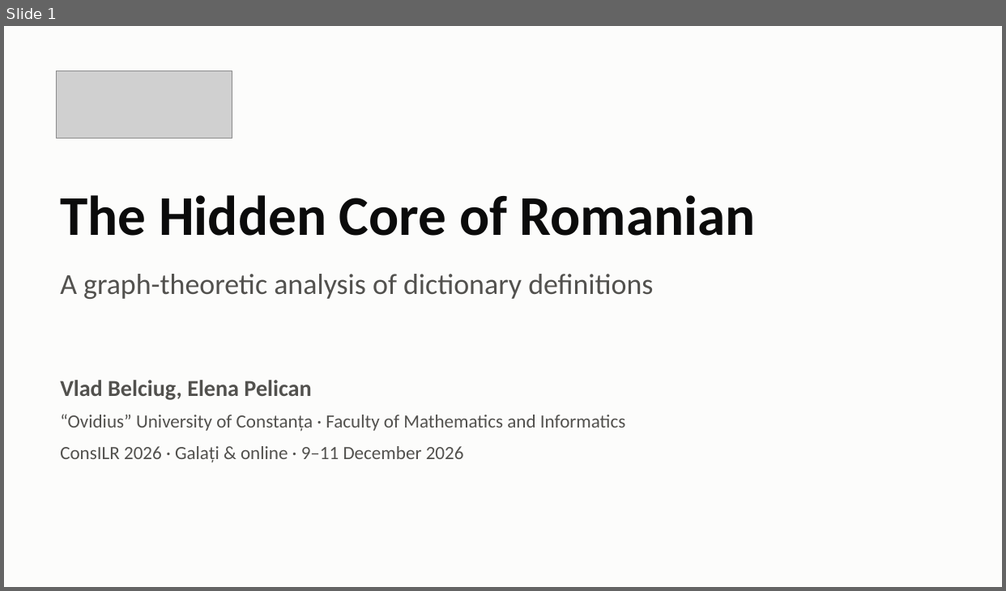
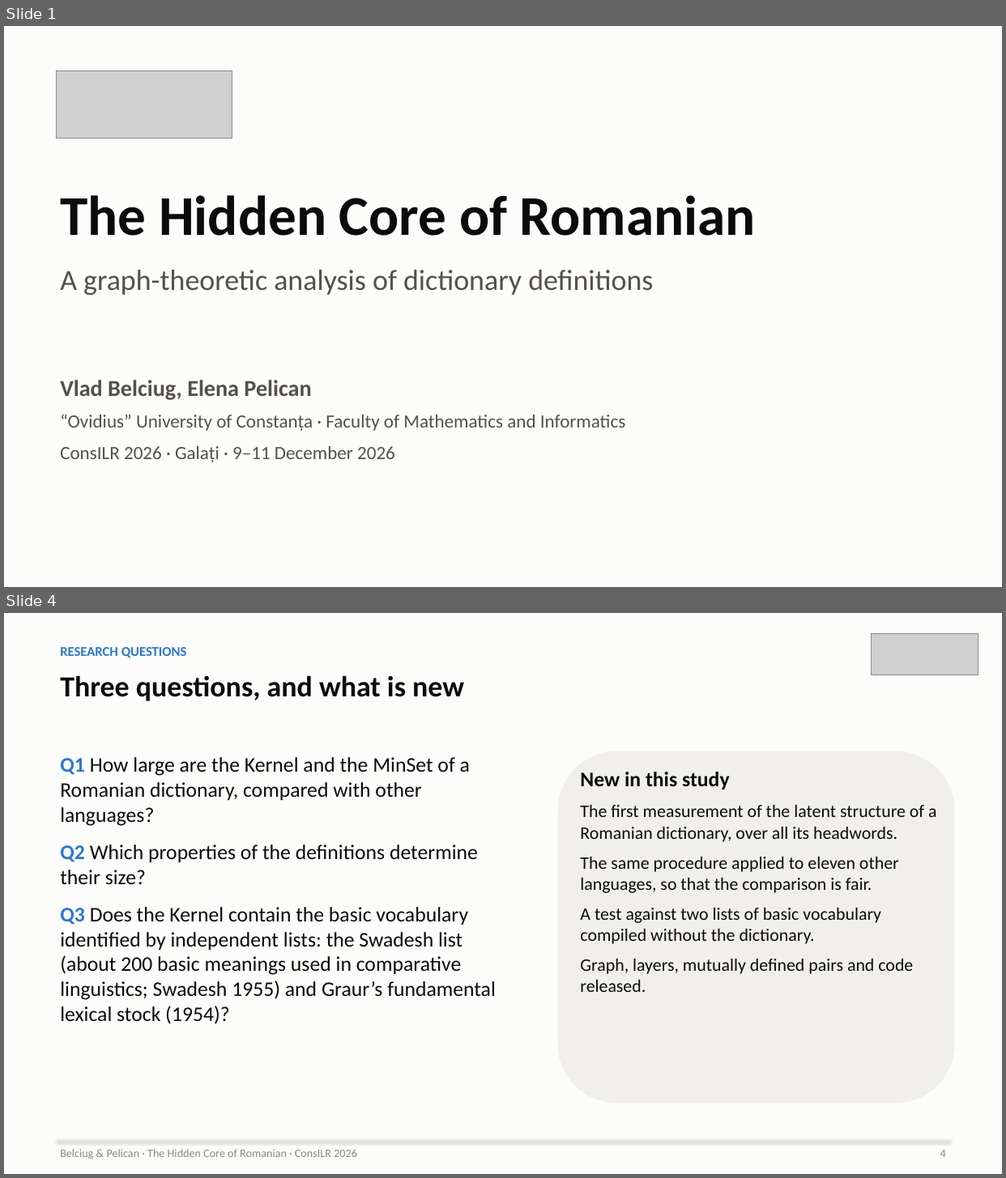
Before and after one commit to ovladon/hidden-core-romanian, a slide deck: slides/HiddenCore_ConsILR2026.pptx. Shown one above the other, each under a label of ours: slide 1 before the commit, slides 1 and 4 after it; the slides between them are not shown. The pictures are 1006x591 and 1006x1178 pixels, drawn with LibreOffice and Linux fonts; fonts in the diff are those of the drawing; grey boxes stand for pictures. Boxes give left, top, right and bottom in pixels: in the first picture for what was removed or moved away, otherwise in the second. Text is boxed around its words. In the diff, an @@ line names an element or a change of style, - is before the commit and + after.

```diff
--- a/slides/HiddenCore_ConsILR2026.pptx
+++ b/slides/HiddenCore_ConsILR2026.pptx
@@ slide 4 added at (x1=4, y1=613, x2=1002, y2=1174), background #FCFCFB @@
@@ picture added at (x1=871, y1=634, x2=978, y2=675) @@
@@ text added at (x1=60, y1=647, x2=187, y2=658), 13 pt, text #2A78D6, bold @@
+RESEARCH QUESTIONS
@@ text added at (x1=60, y1=675, x2=464, y2=701), 28 pt, text #0B0B0B, bold @@
+Three questions, and what is new
@@ text added at (x1=60, y1=757, x2=496, y2=1024), 20 pt, text #0B0B0B @@
+Q1 How large are the Kernel and the MinSet of a Romanian dictionary, compared with other languages?
+Q2 Which properties of the definitions determine their size?
+Q3 Does the Kernel contain the basic vocabulary identified by independent lists: the Swadesh list (about 200 basic meanings used in comparative linguistics; Swadesh 1955) and Graur’s fundamental lexical stock (1954)?
@@ rounded rectangle added at (x1=558, y1=752, x2=955, y2=1103), fill #F0EFEC @@
@@ text added at (x1=580, y1=772, x2=936, y2=992), 17 pt, text #0B0B0B @@
+New in this study
+The first measurement of the latent structure of a Romanian dictionary, over all its headwords.
+The same procedure applied to eleven other languages, so that the comparison is fair.
+A test against two lists of basic vocabulary compiled without the dictionary.
+Graph, layers, mutually defined pairs and code released.
@@ line added from (57, 1141) to (949, 1141), #E6E5E1 0.75 pt @@
@@ text added at (x1=60, y1=1149, x2=357, y2=1160), 11 pt, text #8A8984 @@
+Belciug & Pelican · The Hidden Core of Romanian · ConsILR 2026
@@ text added at (x1=940, y1=1150, x2=946, y2=1157), 11 pt, text #8A8984 @@
+4
@@ slide 1 changed as well @@
@@ text "A graph-theoretic analysis of dictionary ..." moved from (x1=60, y1=274, x2=653, y2=299) to (x1=60, y1=270, x2=653, y2=295) @@
@@ text at (x1=60, y1=446, x2=395, y2=463): text changed @@
-ConsILR 2026 · Galați & online · 9–11 December 2026
+ConsILR 2026 · Galați · 9–11 December 2026
```
Also in this commit, not shown: 10 other slides changed, 9 other slides added, 4 slides removed, 2 other files.
